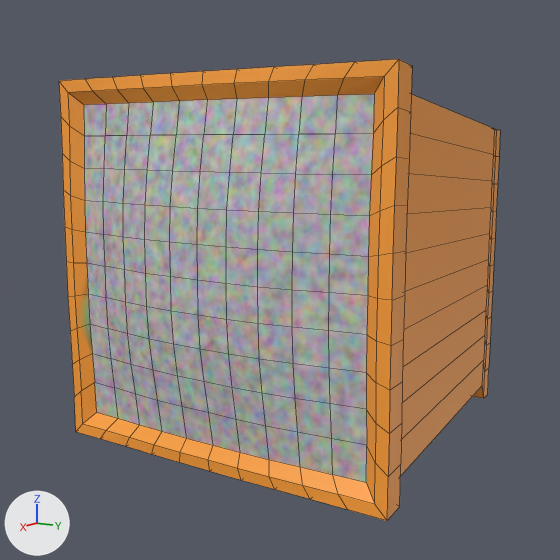
One commit to the Blender file assets/Images/OTLogo.blend: the scene before it, then after it.
Camera for both pictures: the file's camera 'Camera'. The lights are fixed; the arrows at lower left show +X, +Y and +Z. Mesh edges are drawn as thin lines.

The scene before the commit, as lines of its bpy script (objects in view):
```python
me_cube_004 = bpy.data.meshes.new('Cube.004')
me_cube_004.from_pydata(...)  # 482 vertices, 480 faces; spans x -1.0..1.08, y -1.0..1.0, z -1.01..1.0
# faces by material slot: [380, 100]
me_cube_004.materials.append(mat_material)  # picture img_material_base_color
me_cube_004.materials.append(mat_material_001)
ob_cube = bpy.data.objects.new('Cube', me_cube_004)
ob_cube.location = (0.0, 0.0, 0.0)
```
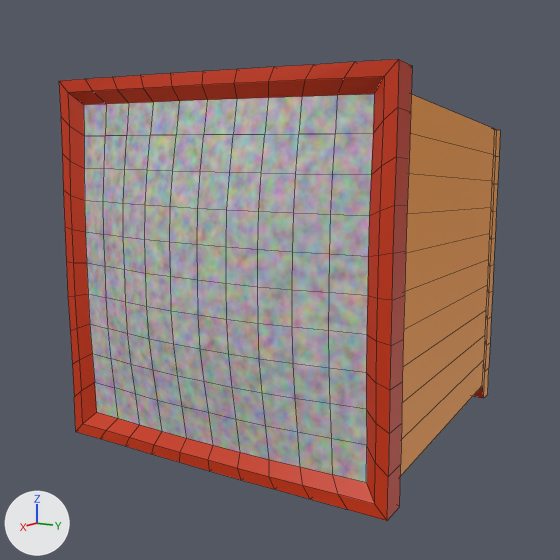
The edits, one by one:
Picture 'Material.002 Base Color' (img_material_002_base_color) is new.
Material 'Material.002' (mat_material_002) is new.
Its texture is img_material_002_base_color.
me_cube_004 has 482 vertices, 480 faces and spans x -1.0..1.08, y -1.0..1.0, z -1.01..1.0.
me_cube_004 is used by ob_cube; location (0.0, 0.0, 0.0).
me_cube_004 part 1: 160 of the faces centred in x 0.85..1.01, y -1.0..1.0, z -1.0..0.99 switch from mat_material (picture img_material_base_color) to mat_material_002 (picture img_material_002_base_color).
me_cube_004 part 2: 10 of the faces centred in x -0.89, y -0.73..0.72, z -0.96 switch from mat_material (picture img_material_base_color) to mat_material_002 (picture img_material_002_base_color).

Where the change shows, as pixel boxes [x1, y1, x2, y2] in the pictures (560 x 560 px):
part 1 of me_cube_004, recoloured (orange to red)
    both: [59, 59, 412, 521]
part 2 of me_cube_004, recoloured
    both: [473, 386, 484, 398]
